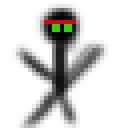
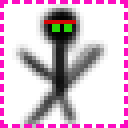
Comparing the layer stacks of the two 128 x 128 images. Changes:
added layer "hitbox" above "hero.png" over (0, 0, 128, 128)
